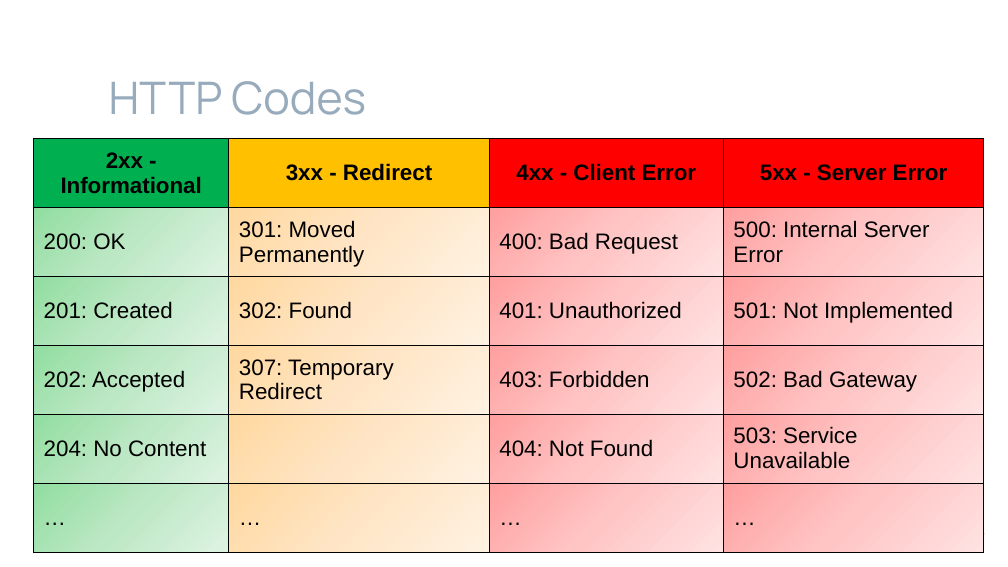
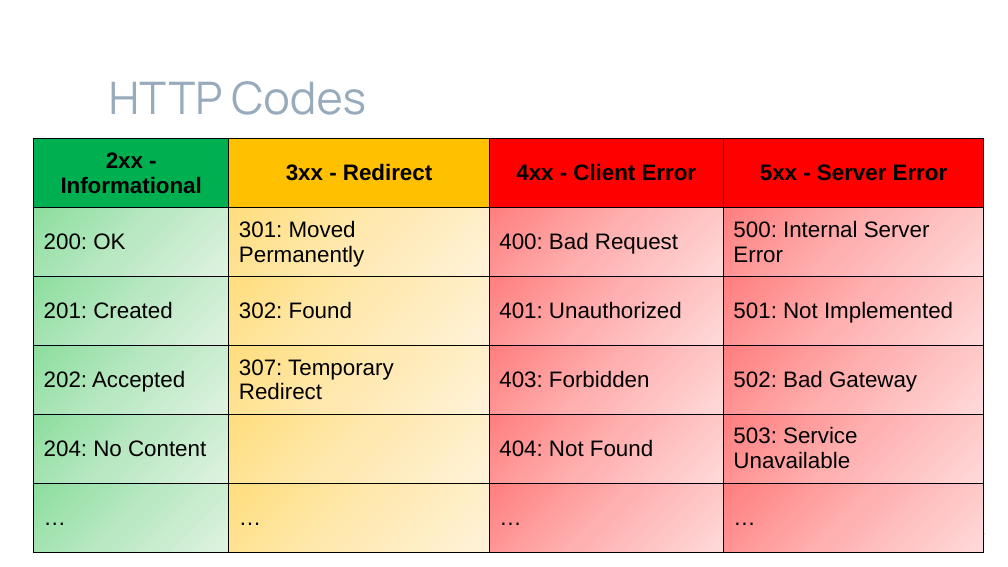
Before and after one commit to brahinets/GeekHub-J4W-11, a slide deck: slide 17 of Lectures/Lesson 18 - REST API.pptx. Drawn at 1008x567 pixels with LibreOffice and Linux fonts; fonts in the diff are those of the drawing. Boxes give left, top, right and bottom in pixels: in the first picture for what was removed or moved away, otherwise in the second. Text is boxed around its words. In the diff, an @@ line names an element or a change of style, - is before the commit and + after.

```diff
--- a/Lectures/Lesson 18 - REST API.pptx
+++ b/Lectures/Lesson 18 - REST API.pptx
@@ table at [33,138,983,473] @@
@@ fill gradient #91DEA0 to #BDE8C5 to #DFF3E3 to gradient #8CDE9E to #BAE8C3 to #DEF2E1 in 5 cells @@
@@ fill gradient #FFD8A0 to #FFE6C5 to #FFF2E3 to gradient #FFDE7E to #FFE9B1 to #FFF2D9 in 5 cells @@
@@ fill gradient #FFA0A0 to #FFC5C5 to #FFE3E3 to gradient #FF7E7E to #FFB1B1 to #FFD9D9 in 10 cells @@
```
Also in this commit, not shown: 1 other slide changed, 1 other file.
